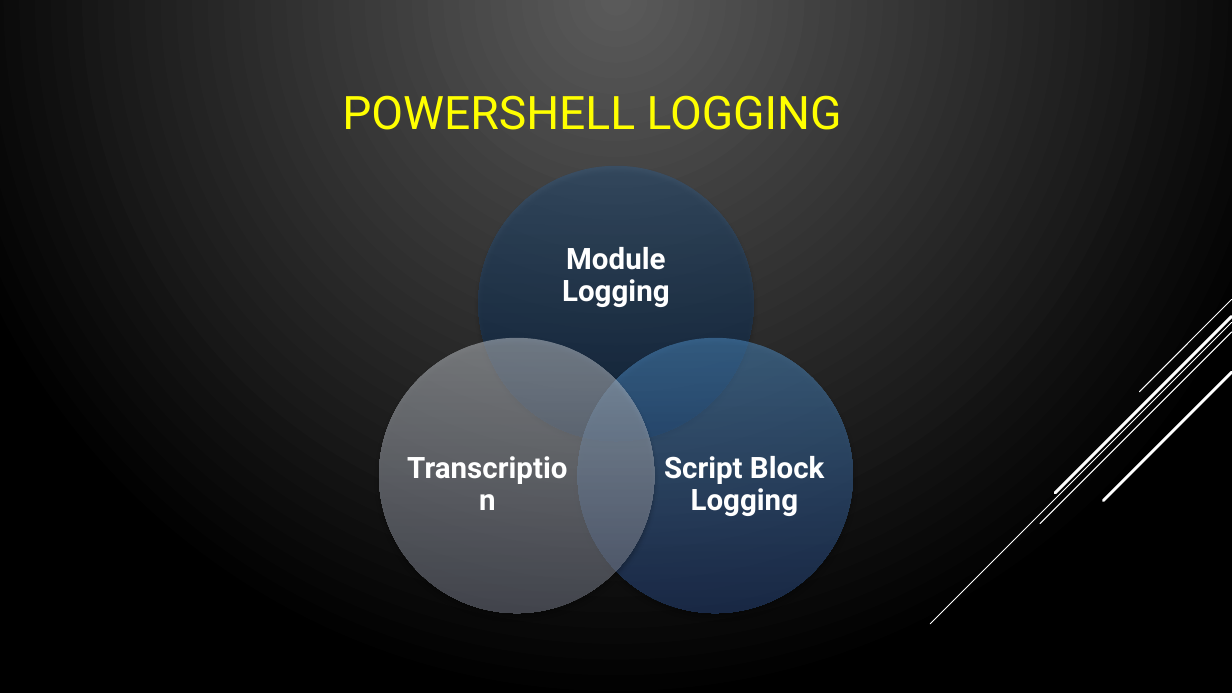
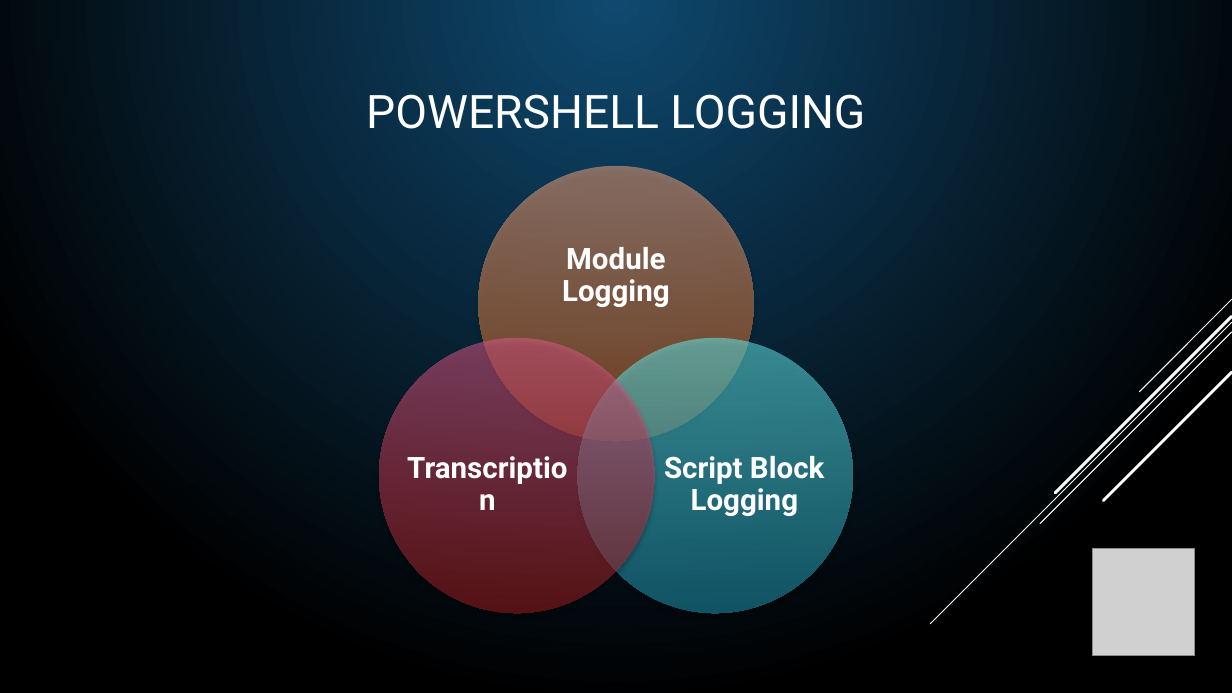
Before and after one commit to compwiz32/Presentations, a slide deck: slide 28 of 2019-08 PowerShell Chattanooga/PSRemoting - From 0 to Lockdown.pptx (slide 26 before the commit). Drawn at 1232x693 pixels with LibreOffice and Linux fonts; fonts in the diff are those of the drawing; grey boxes stand for pictures. Boxes give left, top, right and bottom in pixels: in the first picture for what was removed or moved away, otherwise in the second. Text is boxed around its words. In the diff, an @@ line names an element or a change of style, - is before the commit and + after.

Commit message:
change color theme and add PSSaturday Logos

```diff
--- a/2019-08 PowerShell Chattanooga/PSRemoting - From 0 to Lockdown.pptx
+++ b/2019-08 PowerShell Chattanooga/PSRemoting - From 0 to Lockdown.pptx
@@ background gradient #5B5B5B to #000000 to gradient #0F496F to #000000 @@
@@ title "POWERSHELL LOGGING": place and size @@
-title "POWERSHELL LOGGING" at [342, 95, 842, 130]
+title "POWERSHELL LOGGING" at [366, 94, 865, 129]
@@ title "POWERSHELL LOGGING" at [366, 94, 865, 129]: text colour #FFFF00 to #FFFFFF; alignment left to centre @@
@@ ellipse at [479, 165, 754, 441]: fill gradient #325B84 to #04254B to gradient #FFAE82 to #D7681F @@
@@ ellipse at [379, 338, 654, 614]: fill gradient #C9CED3 to #7F8391 to gradient #E66091 to #AA1E1F @@
@@ ellipse at [578, 338, 853, 614]: fill gradient #5393C9 to #2D4B83 to gradient #6CF9FB to #1FA0BF @@
@@ picture added at [1092, 549, 1195, 656] @@
```
Also in this commit, not shown: 40 other slides changed, 3 slides added, 1 slide removed.
